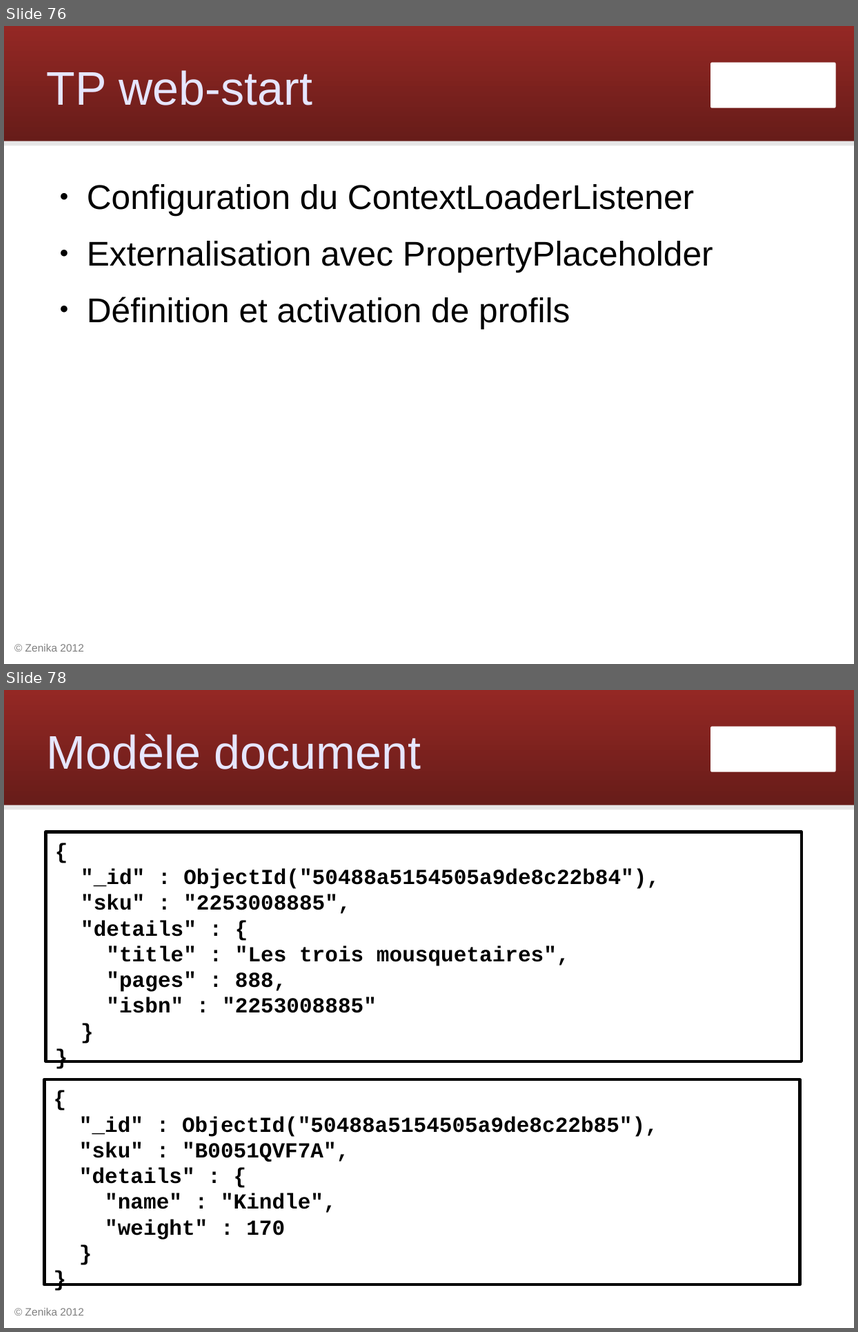
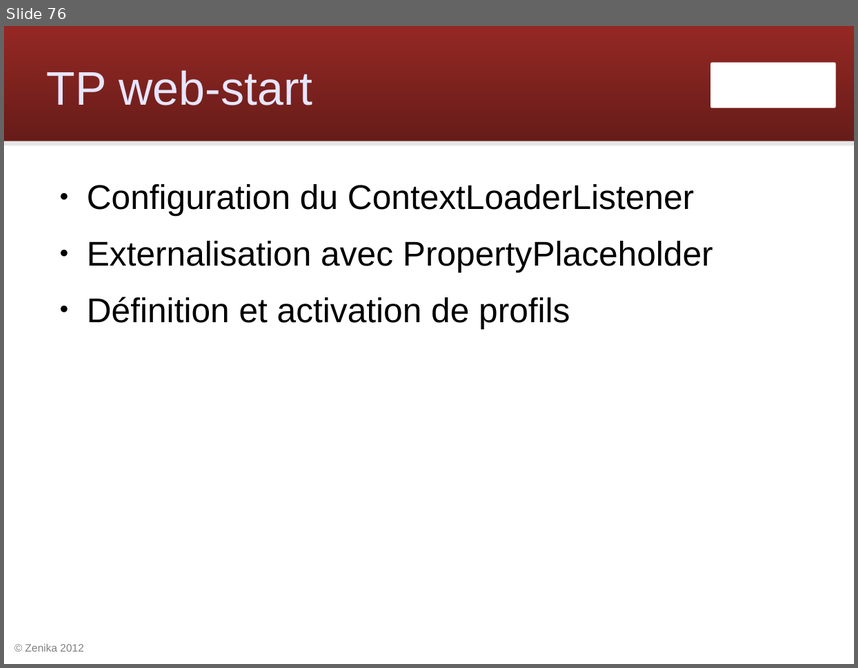
Before and after one commit to Zenika/workshop-spring-core, a slide deck: spring-workshop.odp. Shown one above the other, each under a label of ours: slides 76 and 78 before the commit, slide 76 after it; the slides between them are not shown. The pictures are 858x1332 and 858x668 pixels, drawn with LibreOffice and Linux fonts; fonts in the diff are those of the drawing; background and template pictures are left out. Boxes give left, top, right and bottom in pixels: in the first picture for what was removed or moved away, otherwise in the second. Text is boxed around its words. In the diff, an @@ line names an element or a change of style, - is before the commit and + after.

```diff
--- a/spring-workshop.odp
+++ b/spring-workshop.odp
@@ slide 78 removed at (4,690,854,1328), background #FFFFFF; not listed: 4 template elements that a slide beside it also shows @@
@@ title removed at (47,733,421,769) @@
-Modèle document
@@ rectangle removed at (45,832,802,1061) @@
-{
-"_id" : ObjectId("50488a5154505a9de8c22b84"),
-"sku" : "2253008885",
-"details" : {
-"title" : "Les trois mousquetaires",
-"pages" : 888,
-"isbn" : "2253008885"
-}
-}
@@ rectangle removed at (44,1080,800,1285) @@
-{
-"_id" : ObjectId("50488a5154505a9de8c22b85"),
-"sku" : "B0051QVF7A",
-"details" : {
-"name" : "Kindle",
-"weight" : 170
-}
-}
```
Also in this commit, not shown: 1 slide added, 3 other slides removed.
